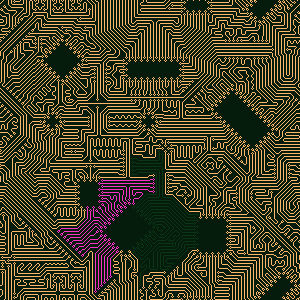
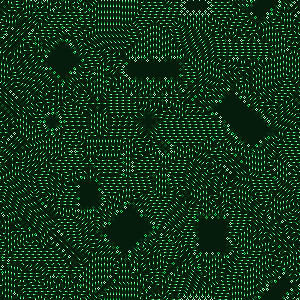
Comparing the layer stacks of the two (300, 300) images. Changes:
showed "frame 1", painted on it over (0, 0, 300, 300)
hid "animated paths", painted on it over (0, 0, 300, 300)
